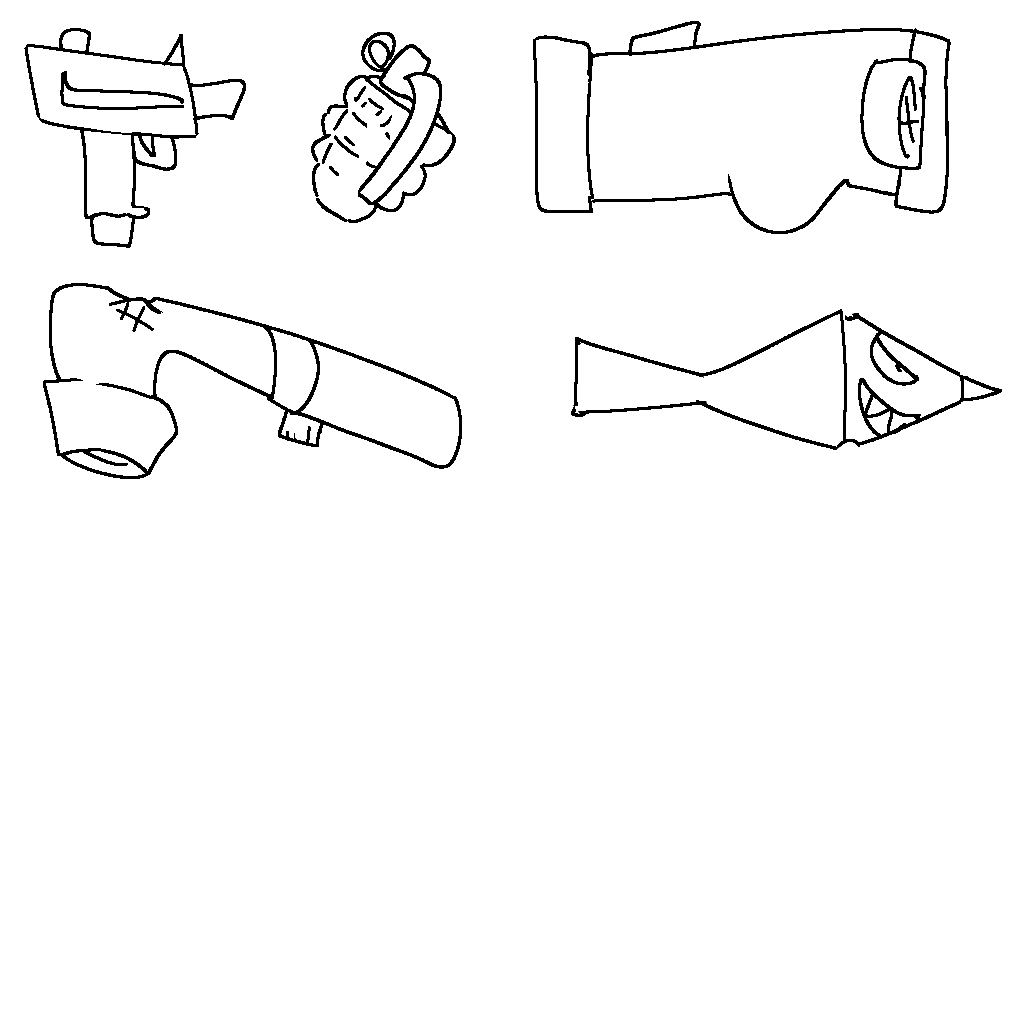
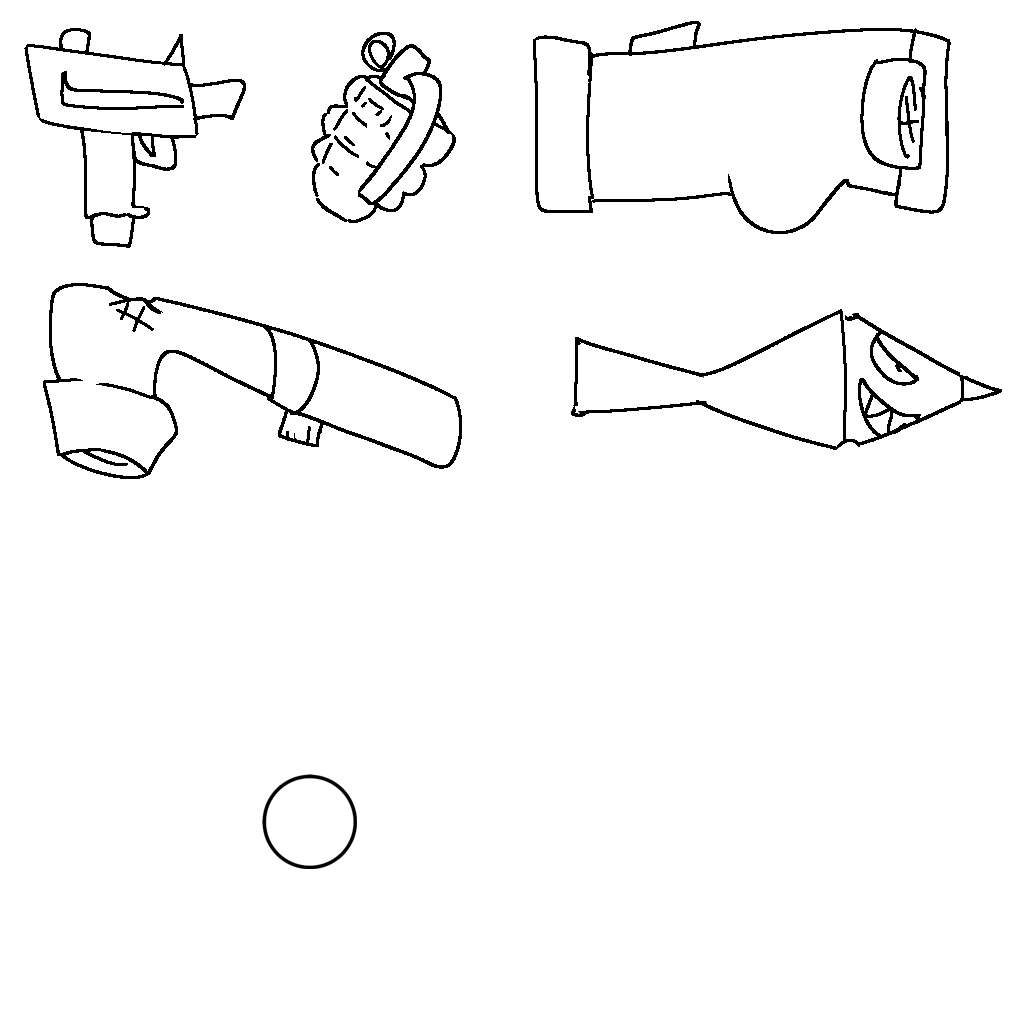
Layered file, before and after one edit (1024x1024). Changes by layer:
painted on "lines" over [262, 774, 357, 869]
